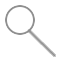
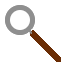
The second 64x64 image is a revision of the first. Changes to its layers:
painted on "Layer" over box(5, 5, 56, 57)
added layer "Layer #1" above "Background" over box(30, 30, 61, 62)
